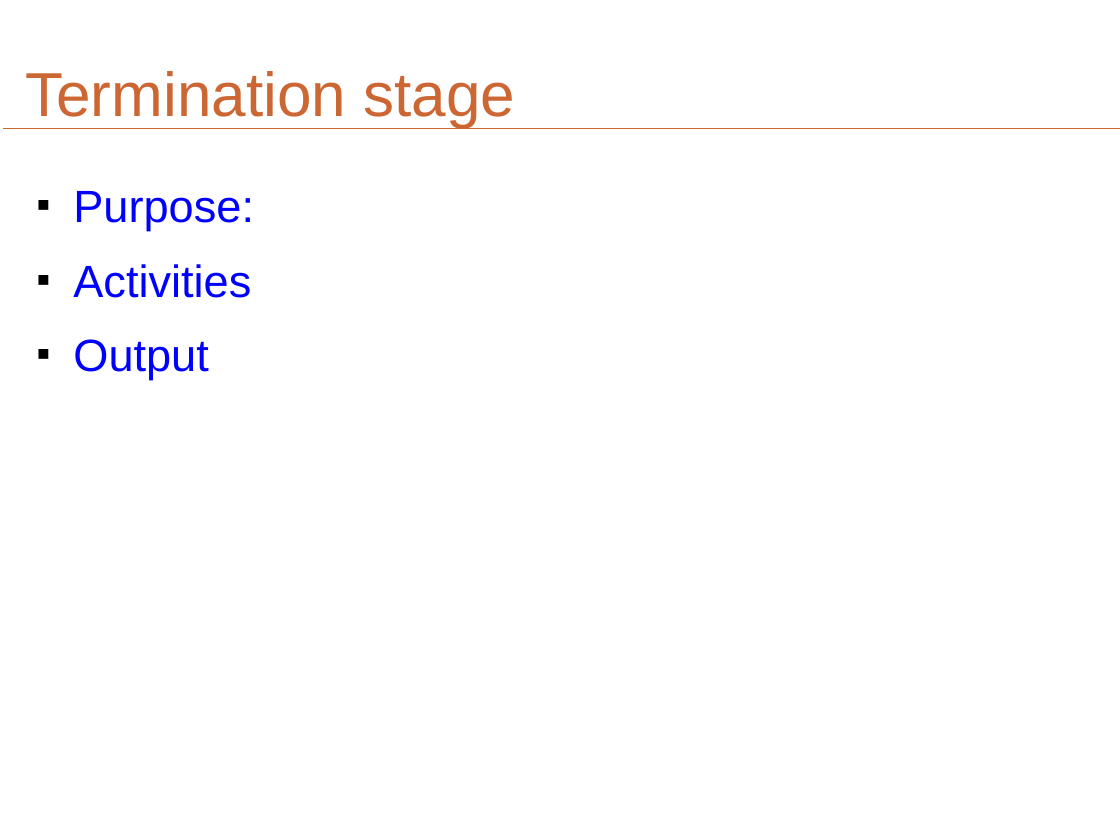
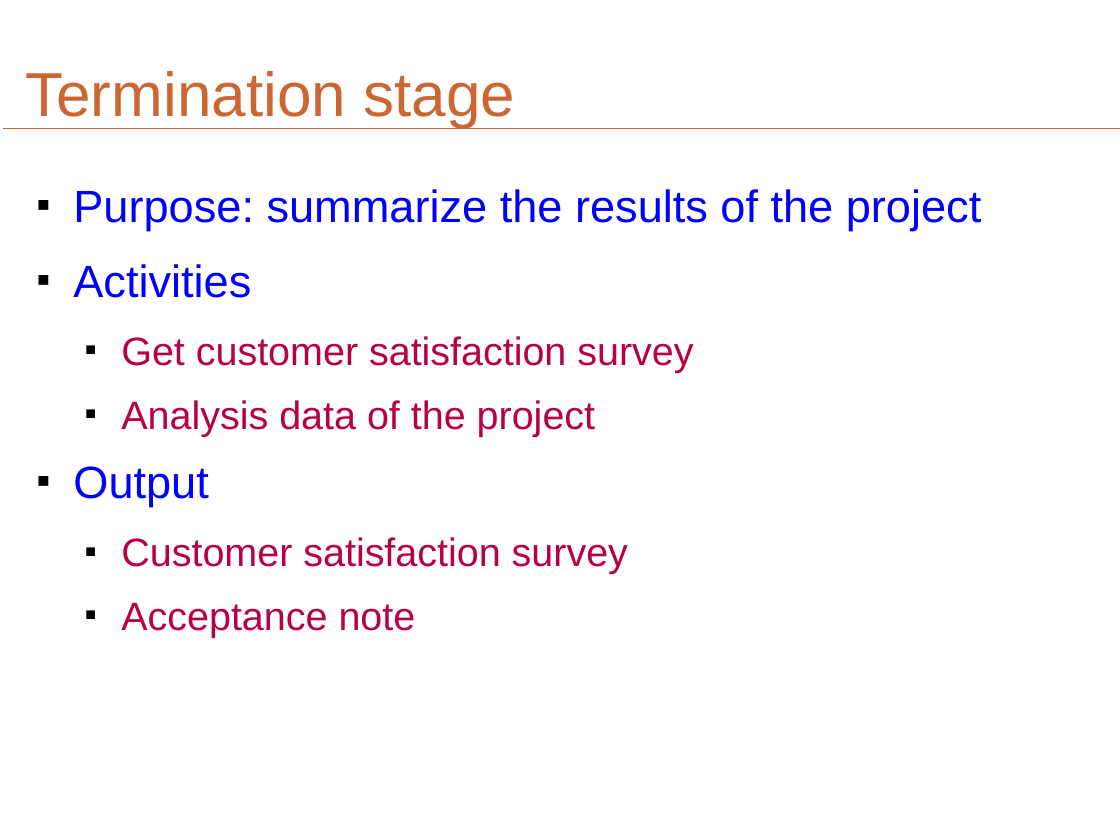
Before and after one commit to shindo59/open-ones, a slide deck: slide 10 of trunk/SDP/Wip/Document/Slide/SDP_SDLC.odp. Drawn at 1120x840 pixels with LibreOffice and Linux fonts; fonts in the diff are those of the drawing. Boxes give left, top, right and bottom in pixels: in the first picture for what was removed or moved away, otherwise in the second. Text is boxed around its words. In the diff, an @@ line names an element or a change of style, - is before the commit and + after.

```diff
--- a/trunk/SDP/Wip/Document/Slide/SDP_SDLC.odp
+++ b/trunk/SDP/Wip/Document/Slide/SDP_SDLC.odp
@@ text at <box>73,189,981,231</box>: text changed @@
-■ Purpose:
+■ Purpose: summarize the results of the project
@@ text at <box>121,336,693,436</box>: paragraphs added @@
+  ■ Get customer satisfaction survey
+  ■ Analysis data of the project
@@ text at <box>121,537,628,637</box>: paragraphs added @@
+  ■ Customer satisfaction survey
+  ■ Acceptance note
```
Also in this commit, not shown: 5 other slides changed, 5 slides added, 2 slides removed, 2 other files.
